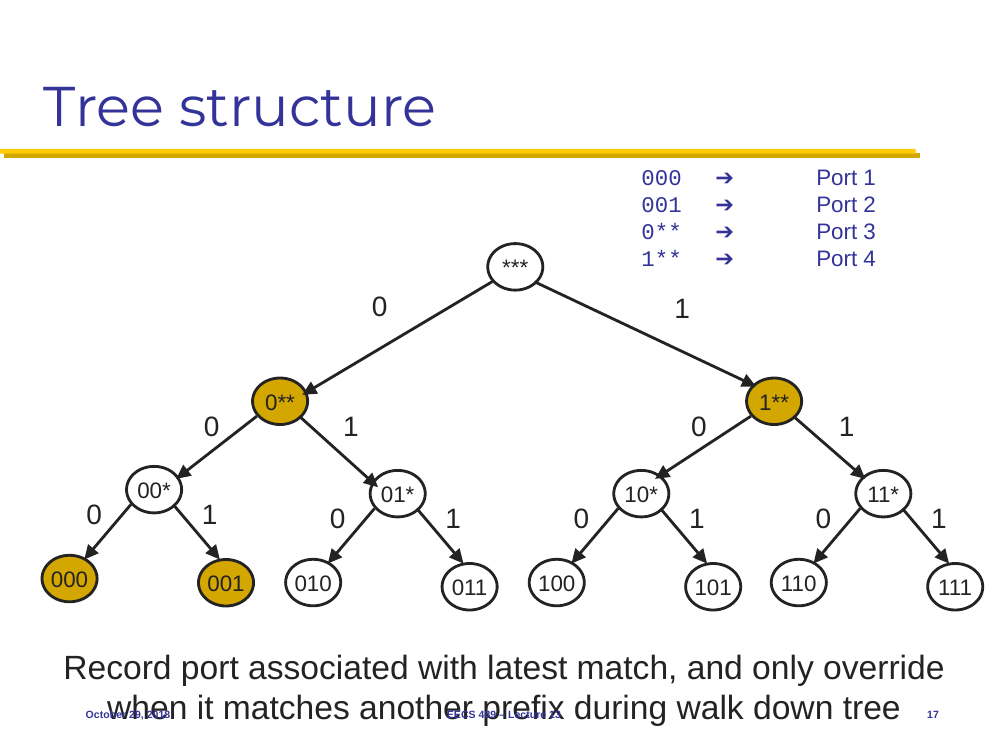
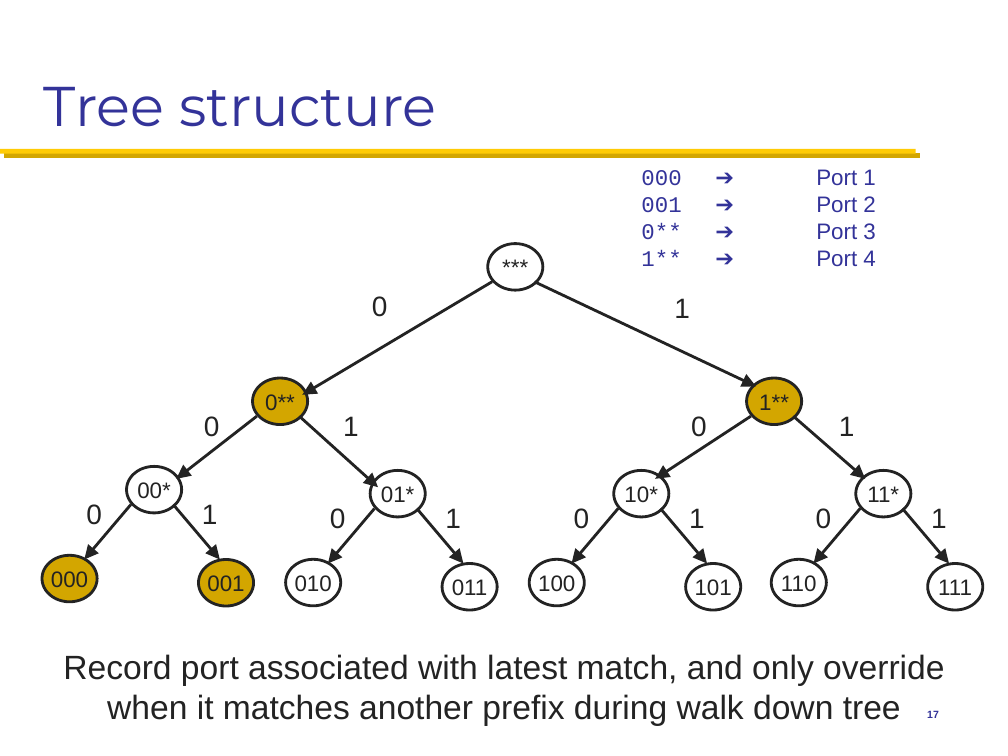
Before and after one commit to mosharaf/eecs489, a slide deck: slide 17 of Slides/102918.pptx. Drawn at 1008x756 pixels with LibreOffice and Linux fonts; fonts in the diff are those of the drawing. Boxes give left, top, right and bottom in pixels: in the first picture for what was removed or moved away, otherwise in the second. Text is boxed around its words. In the diff, an @@ line names an element or a change of style, - is before the commit and + after.

```diff
--- a/Slides/102918.pptx
+++ b/Slides/102918.pptx
@@ text removed at <box>86,710,170,721</box> @@
-October 29, 2018
@@ text removed at <box>447,710,561,721</box> @@
-EECS 489 – Lecture 13
```
Also in this commit, not shown: 31 other slides changed, 1 other file.
